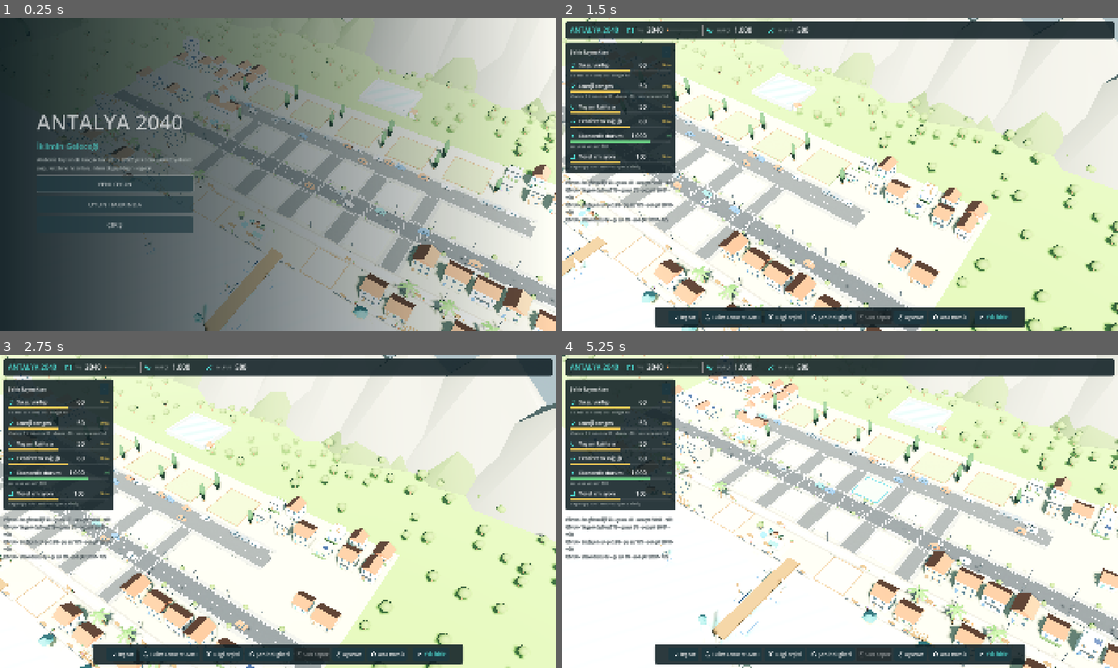
Above: before the commit, frames 1-4 (two rows, left to right).
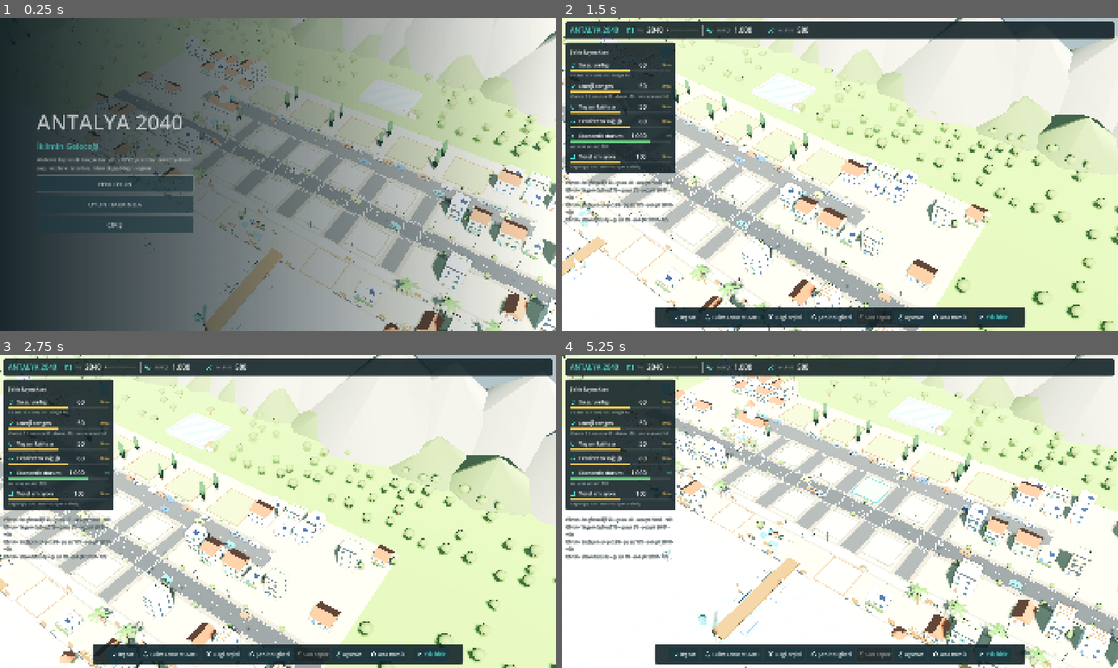
Above: after the commit, the same moments.

Repository: isikramazanoglu/antalya-2040
Game: Godot game, scene res://scenes/main/MainMenu.tscn
Same seed, same stepped clock (60 frames per second), same inputs: the game is played once before the commit and once after it.
Inputs (mouse positions are in pixels of both pictures, inside the frame that each line leads up to):
- Up to frame 1 (0.25 s): no input
- Up to frame 2 (1.5 s): tap Enter at 0.5 s; move the mouse to (962, 158) at 0.52 s; hold Right 0.53-1.25 s; tap S (cam_back) at 0.6 s; click (962, 158) at 0.67 s; drag from (728, 190) to (812, 237) at 1.27 s
- Up to frame 3 (2.75 s): move the mouse to (333, 442) at 2.02 s; hold Right from 2.03 s (still down); tap A (cam_left) at 2.1 s
- Up to frame 4 (5.25 s): release Right at 2.75 s; drag from (812, 574) to (673, 464) at 2.77 s; move the mouse to (1006, 558) at 3.52 s; hold Left 3.53-4.25 s; tap Q (cam_rotate_left) at 3.6 s; drag from (673, 464) to (756, 433) at 4.27 s; move the mouse to (867, 511) at 5.02 s; hold Down from 5.03 s (still down); hold Mouse wheel up (cam_zoom_in) from 5.03 s (still down); click (867, 511) at 5.17 s

The runs differ from the first frame. In frame 1, 9.7% of the frame differs, in the area x 11-100%, y 0-100%; in frame 2, 15%; in frame 3, 15%, in the area x 0-100%, y 0-100%; in frame 4, 13%.

Commit message:
world: Akdeniz peyzajı ve sahil promenadı tamamlandı — kaldırım paleti, insanlar, kıyı mobilyası, saksılar (görsel revizyon 6, Ekip A)
- Kaldırım #A99C87 taş plaka dokusu, bordür #847F72.
- Bank yönleri düzeltildi (denize / çeşmeye).
- Statik low-poly insan figürleri (oturan, yürüyen, ayakta), tek mesh'te birleşik.
- Çöp kutusu, yönlendirme tabelası, bisiklet parkı, seyir noktası.
- Saksı türleri ve grupları, sarı çiçek; kapı önü taş, bahçe duvarı, yan ağaç, otopark çalıları.
- Meydanlara dekoratif lamba ve insanlar.

Co-Authored-By: Claude Opus 5.5 <noreply@anthropic.com>

Diff:
--- a/assets/materials/city/curb.tres
+++ b/assets/materials/city/curb.tres
@@ -2,5 +2,5 @@
 
 [resource]
 resource_name = "curb"
-albedo_color = Color(0.86, 0.84, 0.79, 1)
-roughness = 0.85
+albedo_color = Color(0.518, 0.498, 0.447, 1)
+roughness = 0.9
--- /dev/null
+++ b/assets/materials/city/flower_yellow.tres
@@ -0,0 +1,6 @@
+[gd_resource type="StandardMaterial3D" format=3]
+
+[resource]
+resource_name = "flower_yellow"
+albedo_color = Color(0.91, 0.84, 0.55, 1)
+roughness = 0.8
--- a/assets/materials/city/sidewalk.tres
+++ b/assets/materials/city/sidewalk.tres
@@ -1,10 +1,13 @@
 [gd_resource type="StandardMaterial3D" load_steps=4 format=3]
 
 [sub_resource type="FastNoiseLite" id="FastNoiseLite_1"]
-frequency = 0.12
+noise_type = 2
+frequency = 0.35
+cellular_distance_function = 1
+cellular_return_type = 3
 
 [sub_resource type="Gradient" id="Gradient_2"]
-colors = PackedColorArray(0.9, 0.9, 0.9, 1, 1, 1, 1, 1)
+colors = PackedColorArray(0.84, 0.84, 0.84, 1, 1, 1, 1, 1)
 
 [sub_resource type="NoiseTexture2D" id="NoiseTexture2D_3"]
 width = 256
@@ -15,9 +18,9 @@
 
 [resource]
 resource_name = "sidewalk"
-albedo_color = Color(0.64, 0.625, 0.59, 1)
+albedo_color = Color(0.663, 0.612, 0.53, 1)
 albedo_texture = SubResource("NoiseTexture2D_3")
 roughness = 0.95
-uv1_scale = Vector3(0.18, 0.18, 0.18)
+uv1_scale = Vector3(0.5, 0.5, 0.5)
 uv1_triplanar = true
 uv1_world_triplanar = true
--- /dev/null
+++ b/assets/materials/city/skin_dark.tres
@@ -0,0 +1,6 @@
+[gd_resource type="StandardMaterial3D" format=3]
+
+[resource]
+resource_name = "skin_dark"
+albedo_color = Color(0.45, 0.32, 0.24, 1)
+roughness = 0.8
--- /dev/null
+++ b/assets/materials/city/skin_light.tres
@@ -0,0 +1,6 @@
+[gd_resource type="StandardMaterial3D" format=3]
+
+[resource]
+resource_name = "skin_light"
+albedo_color = Color(0.86, 0.7, 0.58, 1)
+roughness = 0.8
--- /dev/null
+++ b/assets/materials/city/skin_mid.tres
@@ -0,0 +1,6 @@
+[gd_resource type="StandardMaterial3D" format=3]
+
+[resource]
+resource_name = "skin_mid"
+albedo_color = Color(0.68, 0.5, 0.38, 1)
+roughness = 0.8
--- a/scripts/world/city_decor.gd
+++ b/scripts/world/city_decor.gd
@@ -71,7 +71,32 @@
 	preload("res://assets/materials/city/flower_purple.tres"),
 	preload("res://assets/materials/buildings/bld_fruit.tres"),
 	preload("res://assets/materials/city/flower_white.tres"),
+	preload("res://assets/materials/city/flower_yellow.tres"),
 ]
+const M_POT_STONE := preload("res://assets/materials/buildings/bld_stone.tres")
+const M_POT_CREAM := preload("res://assets/materials/buildings/bld_cream.tres")
+const M_BIN := preload("res://assets/materials/buildings/bld_green_accent.tres")
+const SKINS: Array[Material] = [
+	preload("res://assets/materials/city/skin_light.tres"),
+	preload("res://assets/materials/city/skin_mid.tres"),
+	preload("res://assets/materials/city/skin_dark.tres"),
+]
+const SHIRTS: Array[Material] = [
+	preload("res://assets/materials/buildings/bld_turquoise.tres"),
+	preload("res://assets/materials/buildings/bld_terracotta.tres"),
+	preload("res://assets/materials/buildings/bld_cream.tres"),
+	preload("res://assets/materials/buildings/bld_bin_blue.tres"),
+	preload("res://assets/materials/buildings/bld_green_accent.tres"),
+	preload("res://assets/materials/buildings/bld_bin_yellow.tres"),
+	preload("res://assets/materials/city/flower_pink.tres"),
+]
+const TROUSERS: Array[Material] = [
+	preload("res://assets/materials/buildings/bld_metal_dark.tres"),
+	preload("res://assets/materials/buildings/bld_window.tres"),
+	preload("res://assets/materials/buildings/bld_wood.tres"),
+	preload("res://assets/materials/buildings/bld_stone.tres"),
+]
+const M_HAIR := preload("res://assets/materials/buildings/bld_soil_dark.tres")
 const M_LIGHT := preload("res://assets/materials/signal_light.tres")
 const ACCENTS: Array[Material] = [
 	preload("res://assets/materials/buildings/bld_turquoise.tres"),
@@ -136,6 +161,9 @@
 var _cone := CylinderMesh.new()
 var _pyramid := CylinderMesh.new()
 var _car_meshes := {}
+## Statik insan figürleri tek mesh'te birleşir: materyal başına bir yüzey (birkaç draw call).
+var _people_tools := {}
+var _capsule := CapsuleMesh.new()
 
 
 func _ready() -> void:
@@ -144,6 +172,11 @@
 	_batches.clear()
 	_cars.clear()
 	_car_meshes.clear()
+	_people_tools.clear()
+	_capsule.radius = 0.5
+	_capsule.height = 2.0
+	_capsule.radial_segments = 8
+	_capsule.rings = 2
 	_box.size = Vector3.ONE
 	_prism.size = Vector3.ONE
 	_sphere.radius = 0.5
@@ -171,6 +204,7 @@
 	_build_seafront()
 	_build_mountains()
 	_flush_batches()
+	_flush_people()
 	_build_traffic()
 
 
@@ -299,6 +333,11 @@
 			_push(_car_mesh(CAR_COLORS[_rng.randi() % CAR_COLORS.size()]), null,
 					Transform3D(Basis(Vector3.UP, yaw), Vector3(bx + bay * 0.5, 0.045, park.get_center().y)))
 		bx += bay
+	var hx := park.position.x + 1.5
+	while hx < park.end.x - 1.0:
+		if _rng.randf() < 0.6:
+			_add(_sphere, M_HEDGE, Vector3(hx, 0.15, park.position.y - SIDEWALK - 0.25), Vector3(0.6, 0.32, 0.4))
+		hx += 2.0
 	# Mahalle yollarının kaldırımları: kuzey yolundan ana caddeye, ana caddeden kordona.
 	for road in ROADS_NS:
 		for span in [Vector2(north.end.y + SIDEWALK, avenue.position.y - SIDEWALK), Vector2(avenue.end.y + SIDEWALK, PROMENADE.position.y)]:
@@ -496,8 +535,13 @@
 		var corner := Vector3(cx + side * (sq.size.x * 0.5 - 1.0), 0.06, sq.end.y - 0.9)
 		_planter_box(corner, Vector3(1.2, 0.35, 0.7))
 		_olive(cx + side * 2.6, sq.end.y - 0.7, 0.7)
-		_bench(Vector3(cx + side * 1.2, 0.06, fountain.z + 1.5), 0.0)
+		_bench(Vector3(cx + side * 1.2, 0.06, fountain.z + 1.5), PI)
+		_person(Vector3(cx + side * 1.3, 0.06, fountain.z + 1.48), PI, &"sit")
 		_pot(Vector3(cx + side * 1.8, 0.06, portico_z + 0.9), 0.9)
+		_lamp(Vector3(cx + side * (sq.size.x * 0.5 - 0.6), 0.06, sq.position.y + 3.6), -1.0)
+	_person(Vector3(cx - 0.8, 0.06, fountain.z - 1.4), 0.3, &"stand")
+	_person(Vector3(cx - 0.55, 0.06, fountain.z - 1.55), -2.6, &"stand")
+	_person(Vector3(cx + 2.8, 0.06, fountain.z - 0.6), PI * 0.5, &"walk")
 
 
 ## Kordon meydanı: taş zemin, küçük çeşme, büfe, banklar.
@@ -520,7 +564,12 @@
 		_add(_cylinder, M_WOOD, t + Vector3(0, 0.6, 0), Vector3(0.04, 1.1, 0.04))
 		_add(_cone, AWNINGS[k % AWNINGS.size()], t + Vector3(0, 1.2, 0), Vector3(1.0, 0.25, 1.0))
 	for corner in [Vector3(COAST_SQUARE.position.x + 0.4, 0.06, COAST_SQUARE.position.y + 0.4), Vector3(COAST_SQUARE.end.x - 0.4, 0.06, COAST_SQUARE.position.y + 0.4)]:
-		_pot(corner, 1.0)
+		_pot_group(corner, 0.9)
+	_person(Vector3(c.x - 0.6, 0.06, c.y - 0.62), PI, &"sit")
+	_person(Vector3(c.x + 0.55, 0.06, c.y - 1.2), 0.0, &"sit")
+	_person(Vector3(c.x + 1.9, 0.06, c.y - 0.1), PI * 0.8, &"stand")
+	_person(Vector3(c.x + 2.15, 0.06, c.y - 0.3), -PI * 0.6, &"stand")
+	_lamp(Vector3(c.x - 2.6, 0.06, c.y - 1.6), -1.0)
 
 
 # --- Mevcut evler: beyaz sıva, terracotta çatı, damda güneş kolektörü ---
@@ -600,6 +649,15 @@
 		var door_x := x - w * 0.5 + 0.5 * w / cols
 		if _is_free(Rect2(door_x + 0.15, front + 0.05, 0.4, 0.4)):
 			_pot(Vector3(door_x + 0.38, 0.0, front + 0.22), 0.7)
+	# Giriş taşı (kapı önü) ve bazı evlerde alçak taş bahçe duvarı + yan ağaç.
+	if not shop:
+		var door := x - w * 0.5 + 0.5 * w / cols
+		if _is_free(Rect2(door - 0.3, front, 0.6, 0.35)):
+			_add(_box, M_PAVING_LIGHT, Vector3(door, 0.02, front + 0.17), Vector3(0.6, 0.04, 0.35), Vector3.ZERO, false)
+		if floors <= 2 and _rng.randf() < 0.25 and _is_free(Rect2(x - w * 0.5, front + 0.5, w, 0.25)):
+			_add(_box, M_POT_STONE, Vector3(x + w * 0.12, 0.13, front + 0.62), Vector3(w * 0.76, 0.26, 0.14))
+		if _rng.randf() < 0.2 and _is_free(Rect2(side + 0.3, z - 0.5, 1.0, 1.0)):
+			_olive(side + 0.7, z, 0.65)
 	if floors == 1 and _rng.randf() < 0.4:
 		var garden := Rect2(x - w * 0.5, z + d * 0.5 + 0.15, w, 0.35)
 		if _is_free(garden):
@@ -809,7 +867,11 @@
 				elif k % 3 == 1:
 					_pot(Vector3(bx, top, SEAFRONT.get_center().y - 0.1), 0.95)
 				else:
-					_bench(Vector3(bx, top, SEAFRONT.get_center().y + 0.05), PI)
+					_bench(Vector3(bx, top, SEAFRONT.get_center().y + 0.05), 0.0)
+					if _rng.randf() < 0.45:
+						_person(Vector3(bx + _rng.randf_range(-0.3, 0.3), top, SEAFRONT.get_center().y + 0.07), 0.0, &"sit")
+					elif k % 6 == 3:
+						_trash_bin(Vector3(bx + 0.8, top, SEAFRONT.get_center().y))
 			bx += 2.2
 			k += 1
 	# Dinlenme alanları: pergola, iki bank, saksı ve ağaç.
@@ -827,16 +889,44 @@
 			_add(_box, M_WOOD, Vector3(rx - 1.2 + s * 0.48, top + 1.42, cz), Vector3(0.07, 0.05, 0.8))
 		_add(_box, M_WOOD, Vector3(rx, top + 1.38, cz - 0.32), Vector3(2.5, 0.06, 0.06))
 		_add(_box, M_WOOD, Vector3(rx, top + 1.38, cz + 0.32), Vector3(2.5, 0.06, 0.06))
-		_bench(Vector3(rx - 0.6, top, cz + 0.05), PI)
-		_bench(Vector3(rx + 0.6, top, cz + 0.05), PI)
+		_bench(Vector3(rx - 0.6, top, cz + 0.05), 0.0)
+		_bench(Vector3(rx + 0.6, top, cz + 0.05), 0.0)
+		_person(Vector3(rx - 0.75, top, cz + 0.07), 0.0, &"sit")
+		_person(Vector3(rx + 0.5, top, cz + 0.07), 0.1, &"sit")
+		_trash_bin(Vector3(rx + 1.95, top, cz - 0.25))
 		_pot(Vector3(rx - 1.6, top, cz), 1.0)
 		_pot(Vector3(rx + 1.6, top, cz), 1.0)
+	# Kordonda yürüyenler ve sahil yolunda denize bakanlar (az ve dağınık).
+	var wx := PROMENADE.position.x + 3.0
+	while wx < PROMENADE.end.x - 3.0:
+		if not _near_ns_road(wx, 0.6) and _rng.randf() < 0.55:
+			var lane := PROMENADE.get_center().y + _rng.randf_range(-0.5, 0.4)
+			_person(Vector3(wx + _rng.randf_range(-1.0, 1.0), 0.05, lane), PI * 0.5 if _rng.randf() < 0.5 else -PI * 0.5, &"walk")
+			if _rng.randf() < 0.35:
+				_person(Vector3(wx + 0.3, 0.05, lane + 0.25), PI * 0.5, &"walk")
+		wx += _rng.randf_range(4.0, 7.0)
+	for span in _spans(SEAFRONT.position.x, SEAFRONT.end.x, gaps):
+		var vx := span.x + 3.0
+		while vx < span.y - 3.0:
+			if _rng.randf() < 0.3 and not _near(vx, SEAFRONT_REST, 2.2):
+				_person(Vector3(vx, 0.06, SEAFRONT.end.y - 0.32), _rng.randf_range(-0.3, 0.3), &"stand")
+			vx += 5.0
+	# Seyir noktası, yönlendirme tabelaları, bisiklet parkı.
+	_viewpoint(Vector3(-15.0 if not _near(-15.0, BEACH_OPENINGS, 1.0) else -17.0, 0.06, SEAFRONT.end.y + 0.35))
+	_signpost(Vector3(COAST_SQUARE.end.x + 0.5, 0.05, PROMENADE.end.y - 0.2))
+	_signpost(Vector3(TOWN_SQUARE.end.x + 0.6, 0.06, TOWN_SQUARE.end.y - 0.4))
+	_bike_rack(Vector3(COAST_SQUARE.position.x + 0.6, 0.06, COAST_SQUARE.end.y - 0.45), 3)
 	# Kordonda (palmiye sırası) banklar ve saksılar.
 	var x := PROMENADE.position.x + 4.5
 	while x < PROMENADE.end.x - 3.0:
 		if not _near_ns_road(x, 0.6) and not COAST_SQUARE.grow(0.8).has_point(Vector2(x, PROMENADE.end.y)):
 			_bench(Vector3(x, 0.05, PROMENADE.end.y - 0.45), 0.0)
-			_pot(Vector3(x + 1.0, 0.05, PROMENADE.end.y - 0.45), 0.8)
+			if _rng.randf() < 0.35:
+				_person(Vector3(x + 0.25, 0.05, PROMENADE.end.y - 0.43), 0.0, &"sit")
+			if _rng.randf() < 0.5:
+				_pot_group(Vector3(x + 1.2, 0.05, PROMENADE.end.y - 0.45), 0.8)
+			else:
+				_trash_bin(Vector3(x + 0.9, 0.05, PROMENADE.end.y - 0.4))
 		x += 6.0
 
 
@@ -847,7 +937,7 @@
 	return false
 
 
-## Bank: ahşap oturak ve sırtlık, taş ayaklar. yaw 0: sırtlık kuzeyde (oturan güneye bakar), PI: denize.
+## Bank: ahşap oturak ve sırtlık, taş ayaklar. yaw 0: sırtlık kuzeyde, oturan güneye (+z, denize) bakar.
 func _bench(base: Vector3, yaw: float) -> void:
 	var b := Basis(Vector3.UP, yaw)
 	_push(_box, M_WOOD, Transform3D(b * Basis.from_scale(Vector3(1.1, 0.07, 0.36)), base + Vector3(0, 0.3, 0)))
@@ -856,11 +946,134 @@
 		_push(_box, M_PLANTER, Transform3D(b * Basis.from_scale(Vector3(0.08, 0.3, 0.32)), base + b * Vector3(sx, 0.15, 0)))
 
 
-## Terracotta saksı, yeşillik ve çiçek.
+## Saksı: terracotta, taş, krem beton, modern dikdörtgen ya da geniş kase; içinde çalı + çiçek ya da küçük süs ağacı.
 func _pot(base: Vector3, s: float) -> void:
-	_add(_cylinder, M_POT, base + Vector3(0, 0.16 * s, 0), Vector3(0.36, 0.32, 0.36) * s)
-	_add(_sphere, M_HEDGE, base + Vector3(0, 0.42 * s, 0), Vector3(0.42, 0.32, 0.42) * s)
-	_add(_sphere, FLOWERS[_rng.randi() % FLOWERS.size()], base + Vector3(0.05, 0.55 * s, 0.03), Vector3(0.24, 0.16, 0.24) * s)
+	var kind := _rng.randi() % 5
+	var top := 0.32 * s
+	match kind:
+		0:
+			_add(_cylinder, M_POT, base + Vector3(0, 0.16 * s, 0), Vector3(0.36, 0.32, 0.36) * s)
+		1:
+			_add(_box, M_POT_STONE, base + Vector3(0, 0.15 * s, 0), Vector3(0.36, 0.3, 0.36) * s)
+			top = 0.3 * s
+		2:
+			_add(_cylinder, M_POT_CREAM, base + Vector3(0, 0.2 * s, 0), Vector3(0.4, 0.4, 0.4) * s)
+			top = 0.4 * s
+		3:
+			_add(_box, M_RAIL, base + Vector3(0, 0.22 * s, 0), Vector3(0.26, 0.44, 0.26) * s)
+			top = 0.44 * s
+		_:
+			_add(_sphere, M_POT_STONE, base + Vector3(0, 0.1 * s, 0), Vector3(0.52, 0.26, 0.52) * s)
+			top = 0.18 * s
+	if _rng.randf() < 0.25:
+		# Küçük süs ağacı (zeytin).
+		_add(_cylinder, M_WOOD, base + Vector3(0, top + 0.2 * s, 0), Vector3(0.05, 0.4, 0.05) * s)
+		_add(_sphere, M_OLIVE, base + Vector3(0, top + 0.48 * s, 0), Vector3(0.42, 0.36, 0.42) * s)
+		return
+	_add(_sphere, M_HEDGE, base + Vector3(0, top + 0.1 * s, 0), Vector3(0.42, 0.32, 0.42) * s)
+	_add(_sphere, FLOWERS[_rng.randi() % FLOWERS.size()], base + Vector3(0.05, top + 0.23 * s, 0.03), Vector3(0.24, 0.16, 0.24) * s)
+
+
+## 2-3 saksılık küçük grup (tek tek dağılmasın diye).
+func _pot_group(base: Vector3, s: float) -> void:
+	var n := 2 + _rng.randi() % 2
+	for k in n:
+		_pot(base + Vector3((k - (n - 1) * 0.5) * 0.36 * s, 0, _rng.randf_range(-0.08, 0.08)), s * _rng.randf_range(0.8, 1.1))
+
+
+## Çöp kutusu (yeşil gövde, koyu kapak).
+func _trash_bin(base: Vector3) -> void:
+	_add(_cylinder, M_BIN, base + Vector3(0, 0.17, 0), Vector3(0.2, 0.34, 0.2))
+	_add(_cylinder, M_RAIL, base + Vector3(0, 0.355, 0), Vector3(0.22, 0.03, 0.22))
+
+
+## Yönlendirme tabelası: direk ve iki ok levhası.
+func _signpost(base: Vector3) -> void:
+	_add(_cylinder, M_RAIL, base + Vector3(0, 0.55, 0), Vector3(0.05, 1.1, 0.05))
+	_add(_box, M_TURQUOISE, base + Vector3(0.12, 0.98, 0), Vector3(0.3, 0.09, 0.02), Vector3(0, 0.3, 0))
+	_add(_box, M_POT_CREAM, base + Vector3(-0.1, 0.86, 0), Vector3(0.28, 0.08, 0.02), Vector3(0, -0.4, 0))
+
+
+## Bisiklet parkı: U demirleri ve birkaç bisiklet (tekerlekler, gövde, gidon).
+func _bike_rack(base: Vector3, count: int) -> void:
+	for k in count + 1:
+		var x := base.x + k * 0.36
+		_add(_box, M_RAIL, Vector3(x, base.y + 0.17, base.z), Vector3(0.03, 0.34, 0.03))
+		_add(_box, M_RAIL, Vector3(x, base.y + 0.34, base.z), Vector3(0.03, 0.03, 0.28))
+	for k in count:
+		var x := base.x + 0.18 + k * 0.36
+		var frame: Material = SHIRTS[_rng.randi() % SHIRTS.size()]
+		for wz in [-0.22, 0.22]:
+			_add(_cylinder, M_TYRE, Vector3(x, base.y + 0.13, base.z + wz), Vector3(0.26, 0.03, 0.26), Vector3(0, 0, PI * 0.5))
+		_add(_box, frame, Vector3(x, base.y + 0.2, base.z), Vector3(0.03, 0.03, 0.42))
+		_add(_box, frame, Vector3(x, base.y + 0.28, base.z - 0.05), Vector3(0.03, 0.18, 0.03))
+		_add(_box, M_RAIL, Vector3(x, base.y + 0.36, base.z + 0.2), Vector3(0.18, 0.02, 0.02))
+
+
+## Seyir noktası: taş platform, korkuluk ve dürbün.
+func _viewpoint(base: Vector3) -> void:
+	_add(_box, M_STONE, base + Vector3(0, -0.02, 0), Vector3(1.6, 0.12, 0.9))
+	_add(_box, M_RAIL, base + Vector3(0, 0.38, 0.42), Vector3(1.6, 0.04, 0.04))
+	_add(_cylinder, M_RAIL, base + Vector3(0.4, 0.3, 0.15), Vector3(0.05, 0.6, 0.05))
+	_add(_box, M_RAIL, base + Vector3(0.4, 0.64, 0.17), Vector3(0.1, 0.07, 0.18), Vector3(deg_to_rad(-12), 0, 0))
+
+
+# --- İnsanlar: statik, düşük poligonlu figürler (simülasyon yok) ---
+
+## Ayakta, yürüyen ya da oturan figür; boy yaklaşık 0,78 birim (≈ 1,75 m). +z ileri.
+func _person(base: Vector3, yaw: float, pose: StringName) -> void:
+	var shirt: Material = SHIRTS[_rng.randi() % SHIRTS.size()]
+	var trousers: Material = TROUSERS[_rng.randi() % TROUSERS.size()]
+	var skin: Material = SKINS[_rng.randi() % SKINS.size()]
+	var holder := Transform3D(Basis(Vector3.UP, yaw), base)
+	for part in _person_parts(pose, shirt, trousers, skin):
+		if not _people_tools.has(part[1]):
+			_people_tools[part[1]] = SurfaceTool.new()
+		(_people_tools[part[1]] as SurfaceTool).append_from(part[0], 0,
+				holder * Transform3D(Basis.from_euler(part[4]) * Basis.from_scale(part[3]), part[2]))
+
+
+func _flush_people() -> void:
+	if _people_tools.is_empty():
+		return
+	var mesh := ArrayMesh.new()
+	for material in _people_tools:
+		(_people_tools[material] as SurfaceTool).commit(mesh)
+		mesh.surface_set_material(mesh.get_surface_count() - 1, material)
+	var instance := MeshInstance3D.new()
+	instance.name = "People"
+	instance.mesh = mesh
+	add_child(instance)
+	_people_tools.clear()
+
+
+## Figürün parçaları: [mesh, materyal, konum, ölçek, dönüş].
+func _person_parts(pose: StringName, shirt: Material, trousers: Material, skin: Material) -> Array:
+	var parts: Array = []  # [mesh, material, pos, scale, rot]
+	var hip := 0.36
+	if pose == &"sit":
+		hip = 0.33
+		for lx in [-0.045, 0.045]:
+			parts.append([_capsule, trousers, Vector3(lx, hip, 0.1), Vector3(0.07, 0.11, 0.07), Vector3(PI * 0.5, 0, 0)])
+			parts.append([_capsule, trousers, Vector3(lx, hip * 0.5, 0.2), Vector3(0.06, 0.09, 0.06), Vector3.ZERO])
+	else:
+		var swing := 0.25 if pose == &"walk" else 0.0
+		for k in 2:
+			var lx := -0.045 if k == 0 else 0.045
+			var a := swing if k == 0 else -swing
+			parts.append([_capsule, trousers, Vector3(lx, hip * 0.5, 0), Vector3(0.07, hip * 0.5, 0.07), Vector3(a, 0, 0)])
+	var chest := hip + 0.15
+	parts.append([_capsule, shirt, Vector3(0, chest, 0), Vector3(0.15, 0.12, 0.1), Vector3.ZERO])
+	var arm_swing := 0.3 if pose == &"walk" else 0.08
+	for k in 2:
+		var ax := -0.1 if k == 0 else 0.1
+		var a := arm_swing if k == 0 else -arm_swing
+		if pose == &"sit":
+			a = -0.6
+		parts.append([_capsule, shirt, Vector3(ax, chest - 0.02, 0.02 if pose == &"sit" else 0.0), Vector3(0.045, 0.11, 0.045), Vector3(a, 0, 0)])
+	parts.append([_sphere, skin, Vector3(0, chest + 0.2, 0), Vector3(0.12, 0.13, 0.12), Vector3.ZERO])
+	parts.append([_sphere, M_HAIR, Vector3(0, chest + 0.24, -0.01), Vector3(0.125, 0.08, 0.125), Vector3.ZERO])
+	return parts
 
 
 ## Taş çiçeklik: yeşillik ve iki renk çiçek.
